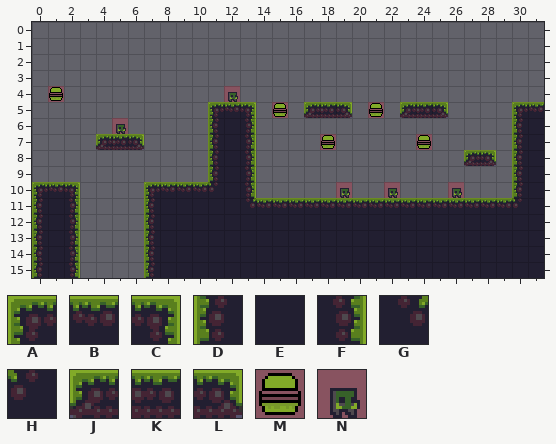
Tiled map: Assets/Tilemap/map2.tmx. The picture above was drawn from the file before the commit.
Cells are 16x16 px. Shown: x 0..31, y 0..15.
Key: from "tileset": A 0, B 1, C 2, D 12, E 13, F 14, G 27, H 29, J 42, K 43, L 44, M 46, N 47.
_ is an empty cell.
Layer "Tile Layer 1" before, first column x 0:
 0 ________________________________
 1 ________________________________
 2 ________________________________
 3 ________________________________
 4 _M__________N___________________
 5 ___________ABC_M_JKL_M_JKL____AB
 6 _____N_____DEF________________DE
 7 ____JKL____DEF____M_____M_____DE
 8 ___________DEF_____________JL_DE
 9 ___________DEF________________DE
10 ABC____ABBBHEF_____N__N___N___DE
11 DEF____DEEEEEGBBBBBBBBBBBBBBBBHE
12 DEF____DEEEEEEEEEEEEEEEEEEEEEEEE
13 DEF____DEEEEEEEEEEEEEEEEEEEEEEEE
14 DEF____DEEEEEEEEEEEEEEEEEEEEEEEE
15 DEF____DEEEEEEEEEEEEEEEEEEEEEEEE
The result:
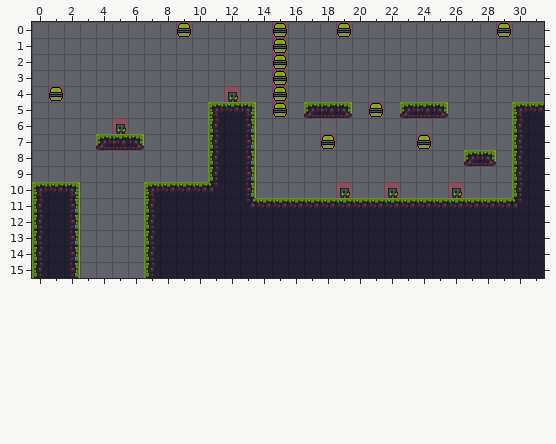
Changes in this commit:
Layer "Tile Layer 1":
Tile M now appears in row 0 at x 9, 15, 19 and 29; in rows 1 to 4 at x 15.
